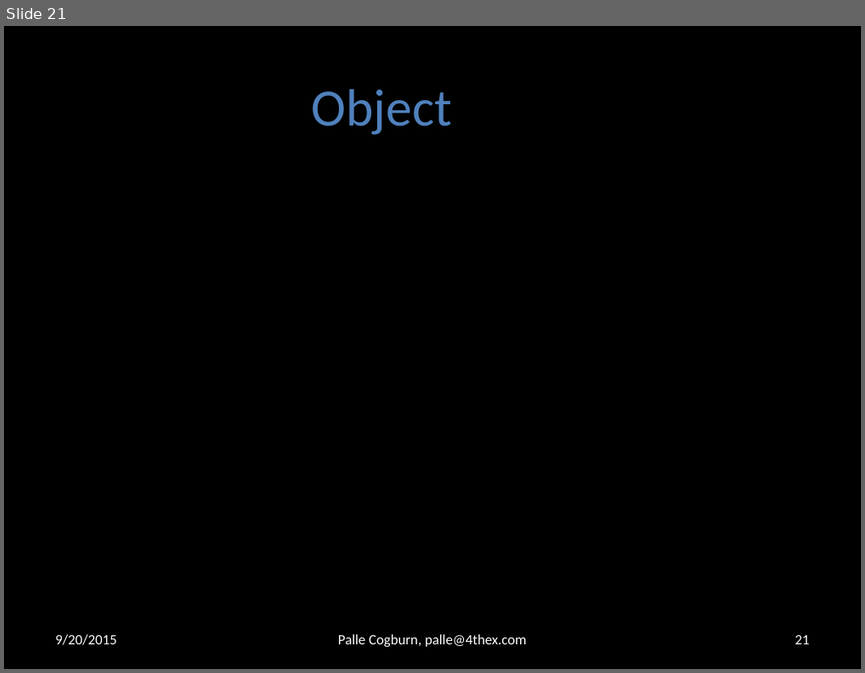
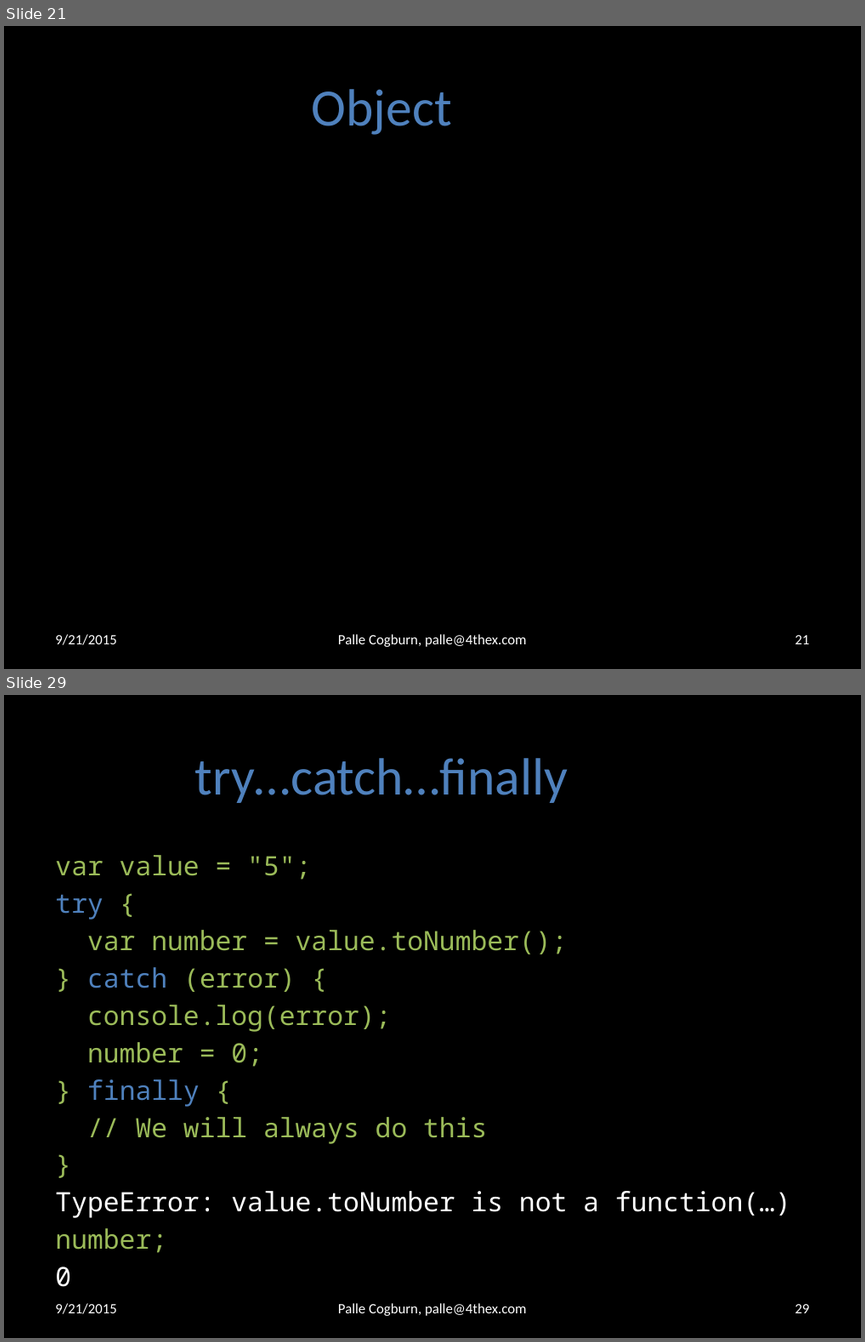
Before and after one commit to 4thex/JSRobot, a slide deck: doc/Computer Programming 1.pptx. Shown one above the other, each under a label of ours: slide 21 before the commit, slides 21 and 29 after it; the slides between them are not shown. The pictures are 865x673 and 865x1342 pixels, drawn with LibreOffice and Linux fonts; fonts in the diff are those of the drawing; background and template pictures are left out. Boxes give left, top, right and bottom in pixels: in the first picture for what was removed or moved away, otherwise in the second. Text is boxed around its words. In the diff, an @@ line names an element or a change of style, - is before the commit and + after.

```diff
--- a/doc/Computer Programming 1.pptx
+++ b/doc/Computer Programming 1.pptx
@@ slide 29 added at (4, 695, 861, 1338), background #000000 @@
@@ title added at (195, 758, 568, 803), 44 pt, text #4F81BD @@
+try…catch…finally
@@ text added at (55, 855, 791, 1253), 22.4 pt, text #9BBB59 @@
+var value = "5";
+try {
+var number = value.toNumber();
+} catch (error) {
+console.log(error);
+number = 0;
+} finally {
+// We will always do this
+}
+TypeError: value.toNumber is not a function(…)
+number;
+0
@@ text added at (55, 1303, 116, 1314), 12 pt, text #FFFFFF @@
+9/21/2015
@@ text added at (338, 1303, 527, 1315), 12 pt, text #FFFFFF @@
+Palle Cogburn, palle@4thex.com
@@ page number added at (794, 1304, 809, 1313), 12 pt, text #FFFFFF @@
+29
@@ slide 21 changed as well @@
@@ text at (55, 634, 116, 645): text changed @@
-9/20/2015
+9/21/2015
```
Also in this commit, not shown: 29 other slides changed, 8 other slides added, 1 other file.
